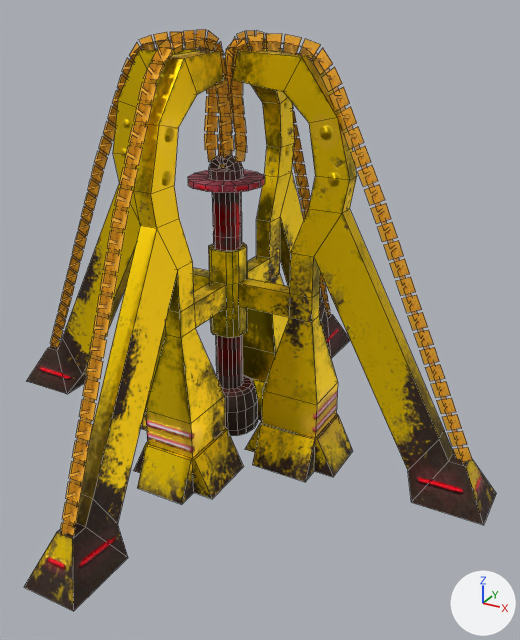
The FBX model Assets/Projeto/Assets/fbx/Torres/torre melee/torre melee.fbx, before and after one commit.
The view is the same before and after, from a 50 mm camera at (22.8, -37.3, 26.9) aimed at (2.6, -0.5, 8.6). The axes (+X, +Y, +Z) are drawn at lower right. The lights are the same throughout. The first picture is the older version. Mesh edges are drawn as thin lines. Where no turn or scale is listed for an object, it has been applied to the vertices.

Names of what the first picture shows: 'planos'.
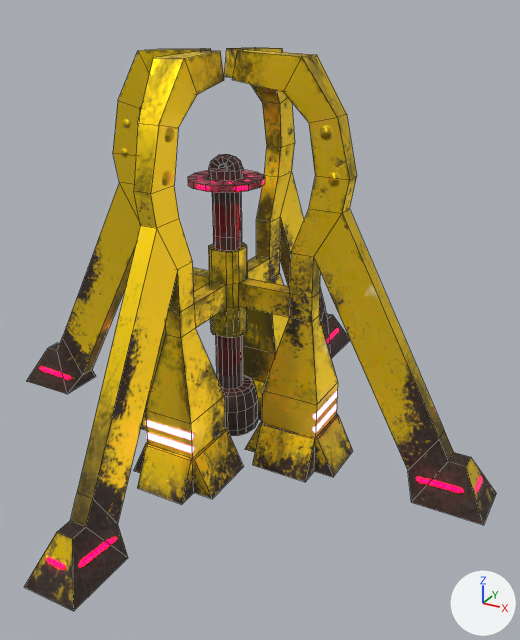
The newer file is also rescaled (x0.474) as a whole; pictures and numbers use the older file's frame.

Changed parts and their boxes (x1, y1, x2, y2) in the pictures (520 x 640 px):
'planos', surface changed, reshaped
    before: (24, 29, 496, 611)
    after: (24, 47, 496, 611)
part 1 of me_plane_003, deleted
    before: (50, 29, 472, 536)

The change, as a list of edits to the scene's bpy script:
```text
Add img_torre_melee_emit_png:
    img_torre_melee_emit_png = load_image('torre melee_emit.png', 'torre melee_emit.png', 1024, 1024, 'sRGB')
Change mat_material_002:
    where n0 = _N.new('ShaderNodeBsdfPrincipled'); n0.name = 'Principled BSDF'
    add n0.inputs[28].default_value = 20.2  # 'Emission Strength'
    where n5 = _N.new('ShaderNodeTexImage'); n5.name = 'Image Texture.003'
    n5.image: img_torre_melee_normal_opengl_png -> img_torre_melee_emit_png
    add n7 = _N.new('ShaderNodeTexImage'); n7.name = 'Image Texture.004'
    add n7.image = img_torre_melee_normal_opengl_png
    where n6 = _N.new('ShaderNodeNormalMap'); n6.name = 'Normal Map'
    remove _L.new(n5.outputs[0], n6.inputs[1])  # 'Color' to 'Color'
    add _L.new(n5.outputs[0], n0.inputs[27])  # 'Color' to 'Emission Color'
    add _L.new(n7.outputs[0], n6.inputs[1])  # 'Color' to 'Color'
Change me_plane_003:
    used by ob_planos; location = (0.0, 0.0, -0.75)
    remove me_plane_003.from_pydata(...)  # 1728 vertices, 882 faces; spans x -18.0..18.0, y -18.0..18.0, z 0.1..26.4
    add me_plane_003.from_pydata(...)  # 648 vertices, 612 faces; spans x -18.0..18.0, y -18.0..18.0, z 0.1..25.3
    me_plane_003 part 1: 270 loose pieces with 1080 vertices, spanning x -16.6..16.6, y -16.6..16.6, z 2.4..26.4, are deleted
```
